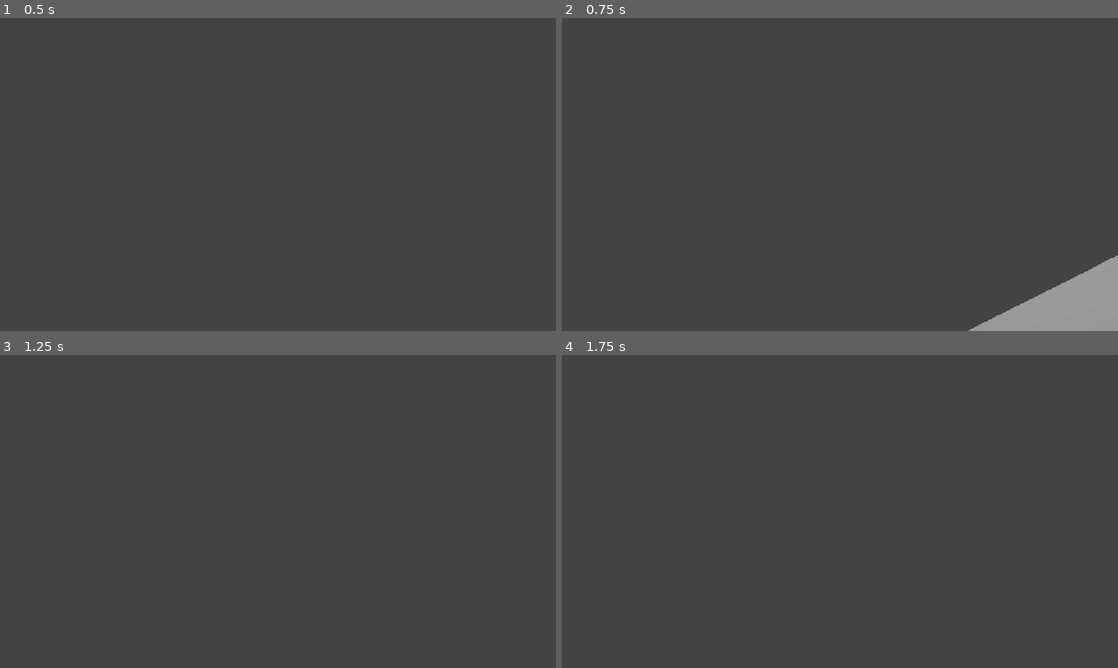
Above: before the commit, frames 1-4 (two rows, left to right).
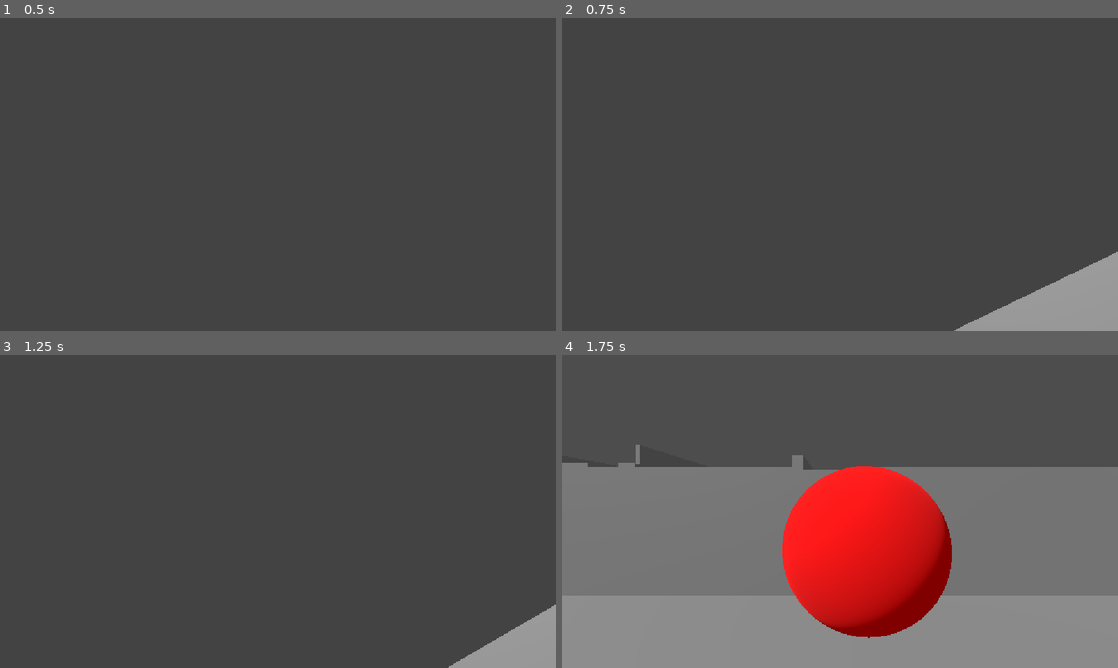
Above: after the commit, the same moments.

Repository: ktyldev/metros-edge
Game: Godot game, scene res://scenes/main.tscn
Two runs of this game, one before a commit and one after it. Both use one fixed random seed, a clock stepped at 60 frames per second and the inputs below.
Inputs (mouse positions are in pixels of both pictures, inside the frame that each line leads up to):
- Up to frame 1 (0.5 s): no input
- Up to frame 2 (0.75 s): tap Enter at 0.5 s; move the mouse to (867, 174) at 0.52 s; hold W (forward) from 0.53 s (still down); hold Ctrl (crouch) from 0.53 s (still down)
- Up to frame 3 (1.25 s): keep holding W (forward); keep holding Ctrl (crouch); tap Space (jump) at 0.77, 1.07 s; tap Q (turn, bound only after the commit) at 0.8 s
- Up to frame 4 (1.75 s): keep holding W (forward); move the mouse to (812, 511) at 1.27 s; release Ctrl (crouch) at 1.28 s; tap Q (turn, bound only after the commit) at 1.35 s; tap Space (jump) at 1.52, 1.55 s

Frame 1 is identical in both runs. In frame 2, 0.5% of the frame differs, in the area x 70-100%, y 74-100%; in frame 3, 2.0%; in frame 4, 64%, in the area x 0-100%, y 28-100%.

Commit message:
Add wall stick + jump

Diff:
--- a/metros-edge/project.godot
+++ b/metros-edge/project.godot
@@ -66,6 +66,11 @@
 "events": [Object(InputEventKey,"resource_local_to_scene":false,"resource_name":"","device":-1,"window_id":0,"alt_press …(195 unchanged characters)…
 ]
 }
+turn={
+"deadzone": 0.2,
+"events": [Object(InputEventKey,"resource_local_to_scene":false,"resource_name":"","device":16,"window_id":0,"alt_pressed":false,"shift_pressed":false,"ctrl_pressed":false,"meta_pressed":false,"pressed":false,"keycode":0,"physical_keycode":81,"key_label":0,"unicode":0,"location":0,"echo":false,"script":null)
+]
+}
 
 [physics]
 
--- a/metros-edge/scripts/player.gd
+++ b/metros-edge/scripts/player.gd
@@ -43,6 +43,17 @@
 var free_look_tilt_amount = 7
 var last_velocity = Vector3.ZERO
 
+# Wall stick vars
+const wall_stick_wait_time = 1.0
+var wall_stick_timer := 0.0
+var wall_stick_ready := true
+var wall_stick: KinematicCollision3D = null
+
+# Turning vars
+const turn_to_face_time: float = 0.3
+var turn_to_face_timer: float = 0.0
+var turn_to_face_target: Vector3 = Vector3.ZERO
+var turn_to_face_angle: float = 0.0
 
 # Input vars
 var direction = Vector3.ZERO
@@ -50,7 +61,7 @@
 
 #player nodes
 @onready var standing_collision_shape = $standing_collision_shape
-#@onready var crouching_collision_shape = $crouching_collision_shape
+@onready var crouching_collision_shape = $crouching_collision_shape
 @onready var neck = $neck
 @onready var head = $neck/head
 @onready var eyes = $neck/head/eyes
@@ -58,7 +69,7 @@
 #@onready var hand_cam = $SubViewportContainer/SubViewport/HandCam
 #@onready var player_arms = $neck/Player_Arms
 
-#@onready var ray_cast_3d = $RayCast3D
+@onready var ray_cast_3d = $RayCast3D
 #@onready var animation_player = $neck/head/eyes/AnimationPlayer
 #@onready var audio_stream_player = $AudioStreamPlayer
 
@@ -93,8 +104,8 @@
 
 	# Get the input direction and handle the movement/deceleration.
 	var input_dir = Input.get_vector("left", "right", "forward", "backward")
+
 	#Handle movement state
-
 	# Crouching
 	if Input.is_action_pressed("crouch") || sliding:
 		current_speed = lerp(current_speed, crouching_speed, delta * lerp_speed)
@@ -102,7 +113,7 @@
 		head.position.y = lerp(head.position.y, crouching_depth, delta*lerp_speed)
 
 		standing_collision_shape.disabled = true
-		#crouching_collision_shape.disabled = false
+		crouching_collision_shape.disabled = false
 
 		#slide beginning logic
 		if sprinting && input_dir != Vector2.ZERO:
@@ -118,12 +129,12 @@
 		crouching = true
 		#could be freelooking or sliding
 
-	## Standing logic
-	#elif !ray_cast_3d.is_colliding():
-		#standing_collision_shape.disabled = false
-		#crouching_collision_shape.disabled = true
-		#
-		#head.position.y = lerp(head.position.y, 0.0,delta*lerp_speed)
+	# Standing logic
+	elif !ray_cast_3d.is_colliding():
+		standing_collision_shape.disabled = false
+		crouching_collision_shape.disabled = true
+
+		head.position.y = lerp(head.position.y, 0.0,delta*lerp_speed)
 
 		# Sprinting
 		if Input.is_action_pressed("sprint"):
@@ -200,18 +211,50 @@
 		#eyes.position.x = lerp(eyes.position.x, 0.0,delta*lerp_speed)
 
 
+	var look_dir := global_basis.get_rotation_quaternion() * Vector3(0, 0, -1)
+
 	# Add the gravity.
-	if not is_on_floor():
+	if not is_on_floor() and not wall_stick:
 		velocity.y -= gravity * delta
 
+	# don't want to move if we are wall sticking
+	if wall_stick:
+		input_dir = Vector2.ZERO
+		velocity = Vector3.ZERO
+		wall_stick_timer -= delta
+		if wall_stick_timer <= 0.0:
+			wall_stick_timer = 0.0
+			wall_stick = null
+		print("wall_stick_timer: ", wall_stick_timer)
+
 	# Handle Jump.
-	if Input.is_action_just_pressed("jump") and is_on_floor():
-		velocity.y = jump_velocity
-		#animation_player.play("jump")
-		#audio_stream_player.play()
-		#cancel slide when jumping
-		sliding = false
-		crouching = false
+	if Input.is_action_just_pressed("jump"):
+		if is_on_floor():
+			velocity.y = jump_velocity
+			#animation_player.play("jump")
+			#audio_stream_player.play()
+			#cancel slide when jumping
+			sliding = false
+			crouching = false
+		elif wall_stick:
+			if wall_stick_timer > 0.0:
+
+				var launch := wall_stick.get_normal() * 16.0
+				launch += Vector3.UP * jump_velocity * 1.5
+
+				velocity = launch
+				look_at(position + wall_stick.get_normal())
+
+				wall_stick = null
+				wall_stick_timer = 0.0
+
+				turn_to_face_timer = 0.0
+				turn_to_face_target = Vector3.ZERO
+				turn_to_face_angle = 0.0
+
+				sliding = false
+				crouching = false
+
 
 	## Handle Landing
 	#if is_on_floor():
@@ -220,11 +263,67 @@
 		#elif last_velocity.y < -4.0:
 			#animation_player.play("landing")
 
+	# Handle wall stick
+
 
 
 
 	last_velocity = velocity
 	move_and_slide()
+
+	var collision := _get_wall_stick_collision()
+	if collision and wall_stick_ready:
+		var normal := collision.get_normal()
+		var look_normal_dot := normal.dot(look_dir)
+
+		# if we're facing towards the wall then we should start sticking to it
+		if look_normal_dot < -0.8 and wall_stick_timer == 0.0:
+			wall_stick_timer = wall_stick_wait_time
+			wall_stick = collision
+			wall_stick_ready = false
+
+
+		# if we're facing along but a bit into the wall then we can wallrun
+		# # TODO: wallrun
+
+	# if we press "turn" and we then rotate to face the normal
+	if Input.is_action_just_pressed("turn") and turn_to_face_timer == 0.0:
+		if wall_stick:
+			turn_to_face_timer = turn_to_face_time
+			turn_to_face_target = wall_stick.get_normal()
+			# TODO: pick direction based on which way is closer
+			turn_to_face_angle = turn_to_face_target.signed_angle_to(look_dir, Vector3.UP)
+		elif is_on_floor():
+			turn_to_face_timer = turn_to_face_time
+			turn_to_face_target = look_dir.rotated(Vector3.UP, PI)
+			# TODO: pick direction based on which way is closer
+			turn_to_face_angle = turn_to_face_target.signed_angle_to(look_dir, Vector3.UP)
+
+
+	if turn_to_face_timer > 0.0:
+		var t := turn_to_face_timer / turn_to_face_time
+		var angle := t * turn_to_face_angle
+		var new_look_dir := turn_to_face_target.rotated(Vector3.UP, angle)
+		look_at(global_position + new_look_dir)
+
+		turn_to_face_timer -= delta
+		if turn_to_face_timer < 0.0:
+			turn_to_face_timer = 0.0
+
+
+	if not is_on_wall() and is_on_floor() and not wall_stick_ready:
+		wall_stick_ready = true
+
+
+func _get_wall_stick_collision() -> KinematicCollision3D:
+	if not is_on_wall_only():
+		return null
+
+	if get_slide_collision_count() != 1:
+		return null
+
+	return get_slide_collision(0)
+
 
 #
 #func _on_end_zone_body_entered(body):
